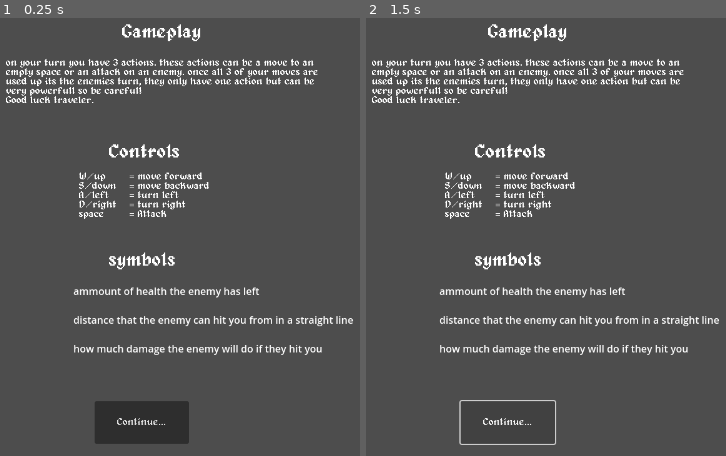
Above: before the commit, frames 1-2 (left to right).
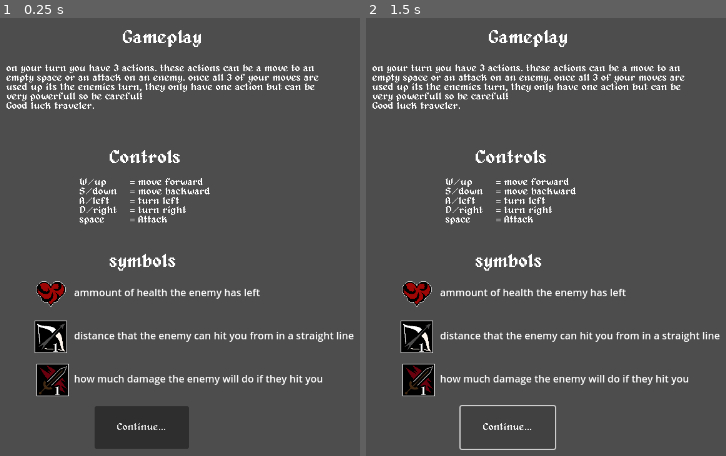
Above: after the commit, the same moments.

Repository: Triple-B-Org/BBB-Game-Jam-2024
Game: Godot game, scene res://scenes/UI/Controls.tscn
The game is run twice, just before and just after one commit, with the same random seed, the same clock (stepped at 60 frames per second) and the same inputs. This scene is started directly instead of the project's main scene.
Inputs:
- Up to frame 1 (0.25 s): no input
- Up to frame 2 (1.5 s): click "Continue..." at 0.5 s; click "Continue..." at 1.25 s

The runs differ from the first frame. In frame 1, 12% of the frame differs, in the area x 1-99%, y 1-99%; in frame 2, 12%.

Commit message:
symbols on page

Diff:
--- a/scenes/UI/Controls.tscn
+++ b/scenes/UI/Controls.tscn
@@ -1,16 +1,17 @@
-[gd_scene load_steps=2 format=3 uid="uid://bm0mrhxtudtpn"]
+[gd_scene load_steps=5 format=3 uid="uid://bm0mrhxtudtpn"]
 
 [ext_resource type="FontFile" uid="uid://cwsttq2b3u42u" path="res://assets/alagard.ttf" id="1_2upvb"]
+[ext_resource type="Texture2D" uid="uid://jvu2usl2uyes" path="res://assets/full-heart.png" id="2_2soej"]
+[ext_resource type="Texture2D" uid="uid://4n7dkkm78p30" path="res://assets/1-rRange.png" id="3_g21om"]
+[ext_resource type="Texture2D" uid="uid://swg607b1u4tv" path="res://assets/damage1.png" id="4_5ypi3"]
 
 [node name="Controls" type="Control"]
 layout_mode = 3
 anchors_preset = 15
 anchor_right = 1.0
 anchor_bottom = 1.0
-offset_left = -1.0
-offset_top = -1.0
-offset_right = -1.0
-offset_bottom = -1.0
+offset_top = 8.0
+offset_bottom = 8.0
 grow_horizontal = 2
 grow_vertical = 2
 
@@ -73,8 +74,9 @@
 
 [node name="symobls" type="Control" parent="."]
 anchors_preset = 0
-offset_right = 40.0
-offset_bottom = 40.0
+offset_top = -7.0
+offset_right = 1277.0
+offset_bottom = 711.0
 
 [node name="Symobls title" type="RichTextLabel" parent="symobls"]
 layout_mode = 0
@@ -88,42 +90,51 @@
 
 [node name="Health symbol" type="TextureRect" parent="symobls"]
 layout_mode = 0
-offset_left = 376.0
+offset_left = 385.0
 offset_top = 419.0
-offset_right = 416.0
-offset_bottom = 459.0
+offset_right = 897.0
+offset_bottom = 931.0
+scale = Vector2(0.1, 0.1)
+texture = ExtResource("2_2soej")
 
 [node name="Range symbol" type="TextureRect" parent="symobls"]
 layout_mode = 0
-offset_left = 258.0
-offset_top = 444.0
-offset_right = 318.0
-offset_bottom = 484.0
+offset_left = 385.0
+offset_top = 488.0
+offset_right = 910.0
+offset_bottom = 1013.0
+scale = Vector2(0.1, 0.1)
+texture = ExtResource("3_g21om")
 
 [node name="Damage symbol" type="TextureRect" parent="symobls"]
 layout_mode = 0
-offset_left = 382.0
-offset_top = 501.0
-offset_right = 418.0
-offset_bottom = 541.0
+offset_left = 388.0
+offset_top = 557.0
+offset_right = 913.0
+offset_bottom = 1082.0
+scale = Vector2(0.1, 0.1)
+texture = ExtResource("4_5ypi3")
 
 [node name="symbols text" type="RichTextLabel" parent="symobls"]
 layout_mode = 0
 offset_left = 448.0
 offset_top = 431.0
-offset_right = 915.0
-offset_bottom = 554.0
+offset_right = 916.0
+offset_bottom = 601.0
 text = "ammount of health the enemy has left
+
 
 distance that the enemy can hit you from in a straight line
 
-how much damage the enemy will do if they hit you"
+
+how much damage the enemy will do if they hit you
+"
 
 [node name="continue button" type="Button" parent="."]
 layout_mode = 0
-offset_left = 482.0
-offset_top = 619.0
-offset_right = 633.0
-offset_bottom = 687.0
+offset_left = 481.0
+offset_top = 618.0
+offset_right = 632.0
+offset_bottom = 686.0
 theme_override_fonts/font = ExtResource("1_2upvb")
 text = "Continue..."
--- a/scenes/UI/MainMenu.tscn
+++ b/scenes/UI/MainMenu.tscn
@@ -41,7 +41,7 @@
 grow_horizontal = 2
 grow_vertical = 2
 
-[node name="Title" type="RichTextLabel" parent="MenuController/MainMenu"]
+[node name="RichTextLabel" type="RichTextLabel" parent="MenuController/MainMenu"]
 layout_mode = 1
 anchors_preset = 5
 anchor_left = 0.5
@@ -56,18 +56,6 @@
 theme_override_font_sizes/bold_font_size = 0
 text = "The Cosmic Delve"
 
-[node name="RichTextLabel" type="RichTextLabel" parent="MenuController/MainMenu"]
-layout_mode = 1
-anchors_preset = 2
-anchor_top = 1.0
-anchor_bottom = 1.0
-offset_top = -309.0
-offset_right = 407.0
-grow_vertical = 0
-theme_override_colors/font_selected_color = Color(1, 1, 1, 1)
-theme_override_font_sizes/normal_font_size = 30
-theme_override_font_sizes/bold_font_size = 0
-
 [node name="StartButton" type="Button" parent="MenuController/MainMenu"]
 layout_mode = 1
 anchors_preset = 8
@@ -144,31 +132,6 @@
 theme_override_font_sizes/font_size = 30
 text = "Credits"
 
-[node name="Padding2" type="Control" parent="MenuController/MainMenu"]
-layout_mode = 1
-anchors_preset = 2
-anchor_top = 1.0
-anchor_bottom = 1.0
-offset_top = -100.0
-offset_right = 200.0
-grow_vertical = 0
-
-[node name="ControlsButton" type="Button" parent="MenuController/MainMenu/Padding2"]
-layout_mode = 1
-anchors_preset = 8
-anchor_left = 0.5
-anchor_top = 0.5
-anchor_right = 0.5
-anchor_bottom = 0.5
-offset_left = -61.0
-offset_top = -25.0
-offset_right = 70.0
-offset_bottom = 25.0
-grow_horizontal = 2
-grow_vertical = 2
-theme_override_font_sizes/font_size = 30
-text = "Controls"
-
 [node name="SettingsMenu" parent="MenuController" instance=ExtResource("3_xks8n")]
 visible = false
 layout_mode = 1
@@ -190,25 +153,16 @@
 anchor_right = 0.5
 anchor_bottom = 0.5
 offset_left = -192.5
-offset_top = -284.0
+offset_top = -34.5
 offset_right = 192.5
-offset_bottom = 164.0
-grow_horizontal = 2
-grow_vertical = 2
-theme_override_font_sizes/font_size = 40
-text = "Triple B:
-NotYetTerminal
+offset_bottom = 34.5
+grow_horizontal = 2
+grow_vertical = 2
+theme_override_font_sizes/font_size = 50
+text = "NotYetTerminal
 VitoFuji
 Qadeer1813
-Nalekrm
-
-Textures:
-Spacescape
-
-Music:
-Darren Curtis"
-horizontal_alignment = 1
-vertical_alignment = 1
+Nalekrm"
 
 [node name="Padding" type="Control" parent="MenuController/CreditsMenu"]
 layout_mode = 1
@@ -247,6 +201,5 @@
 [connection signal="pressed" from="MenuController/MainMenu/SettingsButton" to="MenuController" method="_on_settings_button_pressed"]
 [connection signal="pressed" from="MenuController/MainMenu/QuitButton" to="MenuController" method="_on_quit_button_pressed"]
 [connection signal="pressed" from="MenuController/MainMenu/Padding/CreditsButton" to="MenuController" method="_on_credits_button_pressed"]
-[connection signal="pressed" from="MenuController/MainMenu/Padding2/ControlsButton" to="MenuController" method="_on_credits_button_pressed"]
 [connection signal="close_settings" from="MenuController/SettingsMenu" to="MenuController" method="_on_back_button_pressed"]
 [connection signal="pressed" from="MenuController/CreditsMenu/Padding/BackButton" to="MenuController" method="_on_back_button_pressed"]
--- /dev/null
+++ b/scenes/Wall.tscn
@@ -0,0 +1,14 @@
+[gd_scene load_steps=4 format=3 uid="uid://dbc0tatdkpef5"]
+
+[ext_resource type="Texture2D" uid="uid://28d2adouarlf" path="res://assets/wall.png" id="1_iwlde"]
+
+[sub_resource type="StandardMaterial3D" id="StandardMaterial3D_0sqgh"]
+albedo_texture = ExtResource("1_iwlde")
+uv1_scale = Vector3(1, 2, 1)
+
+[sub_resource type="BoxMesh" id="BoxMesh_vpy0t"]
+size = Vector3(1, 2, 1)
+
+[node name="Wall" type="MeshInstance3D"]
+material_override = SubResource("StandardMaterial3D_0sqgh")
+mesh = SubResource("BoxMesh_vpy0t")
Not shown: 1 places in scenes/Main.tscn that only renumber resources
